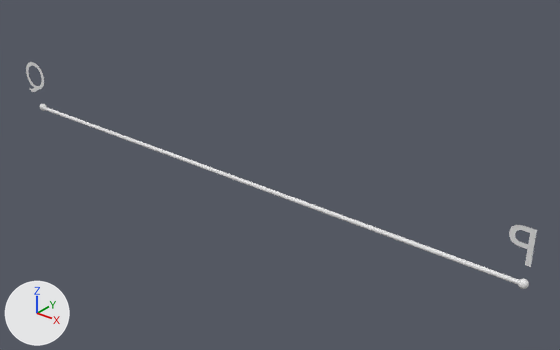
A saved change to the glTF model client/public/assets/models/4.1.glb.
Both versions are drawn from a camera (50 mm lens) standing at (3.43, -4.44, 2.47) and looking at (0.26, -0.48, 0.01). The lights are fixed; the arrows at lower left show +X, +Y and +Z. Where no turn or scale is listed for an object, it has been applied to the vertices.

The first picture shows 'letraP_Text', 'letraQ_Text', 'reta_r_linha_Cylinder'.
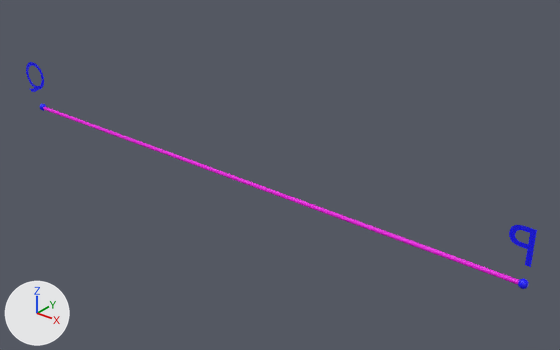
The change, as a list of edits to the scene's bpy script:
```text
Add mat_fucsia:
    mat_fucsia = principled_material('FUCSIA')
    mat_fucsia.base_color = (0.831, 0.0, 0.745)  # pink #eb00e0
Add mat_blue:
    mat_blue = principled_material('BLUE')
    mat_blue.base_color = (0.0024, 0.0, 1.0)  # blue #0800ff
Change me_letraq_text:
    where me_letraq_text.from_pydata(...)  # 124 vertices, 124 faces; spans x -0.273..-0.016, y 0.0, z -0.399..-0.108
    add me_letraq_text.materials.append(mat_blue)  # blue #0800ff
Change me_letrap_text:
    where me_letrap_text.from_pydata(...)  # 56 vertices, 56 faces; spans x -0.175..-0.025, y 0.0, z -0.35..-0.111
    add me_letrap_text.materials.append(mat_blue)  # blue #0800ff
Change me_reta_r_linha_cylinder:
    where me_reta_r_linha_cylinder.from_pydata(...)  # 32 vertices, 60 faces; spans x -2.25..2.25, y -0.02..0.02, z -0.02..0.02
    add me_reta_r_linha_cylinder.materials.append(mat_fucsia)  # pink #eb00e0
```

Location of each change, [x1, y1, x2, y2] in pixels of the pictures (560 x 350 px):
'reta_r_linha_Cylinder', recoloured (white to pink)
    both: [43, 107, 519, 285]
'letraP_Text', recoloured (grey to blue)
    both: [509, 225, 537, 267]
'letraQ_Text', recoloured (grey to blue)
    both: [26, 62, 44, 92]
